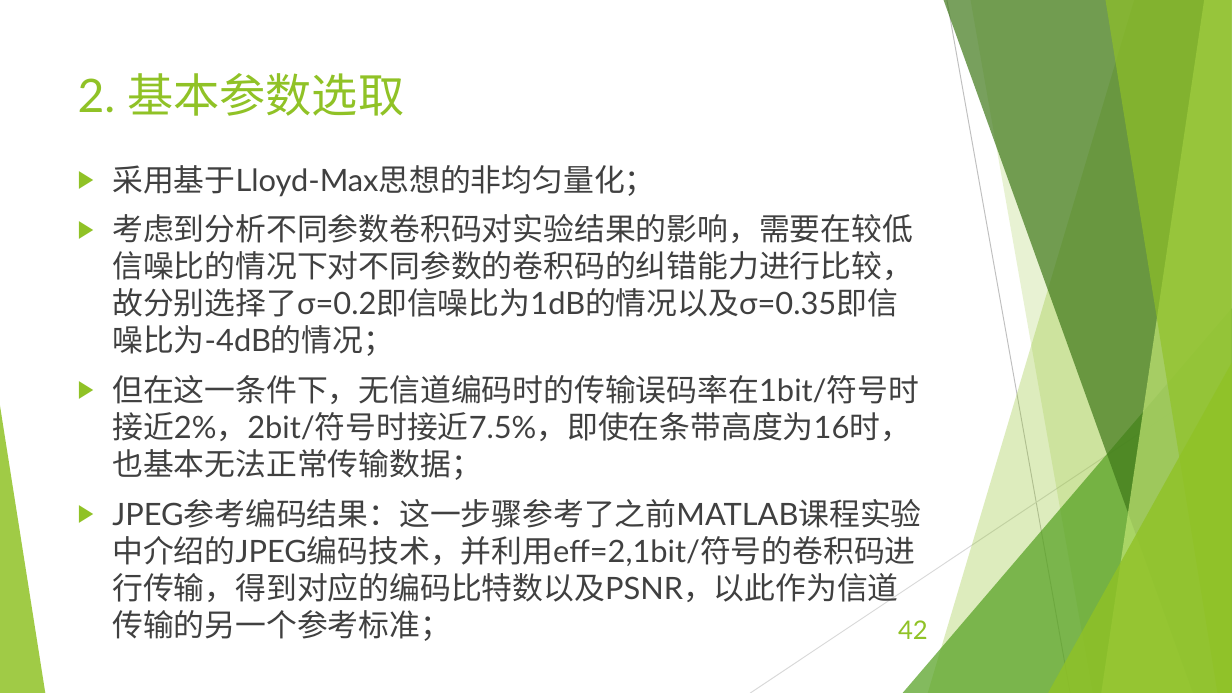
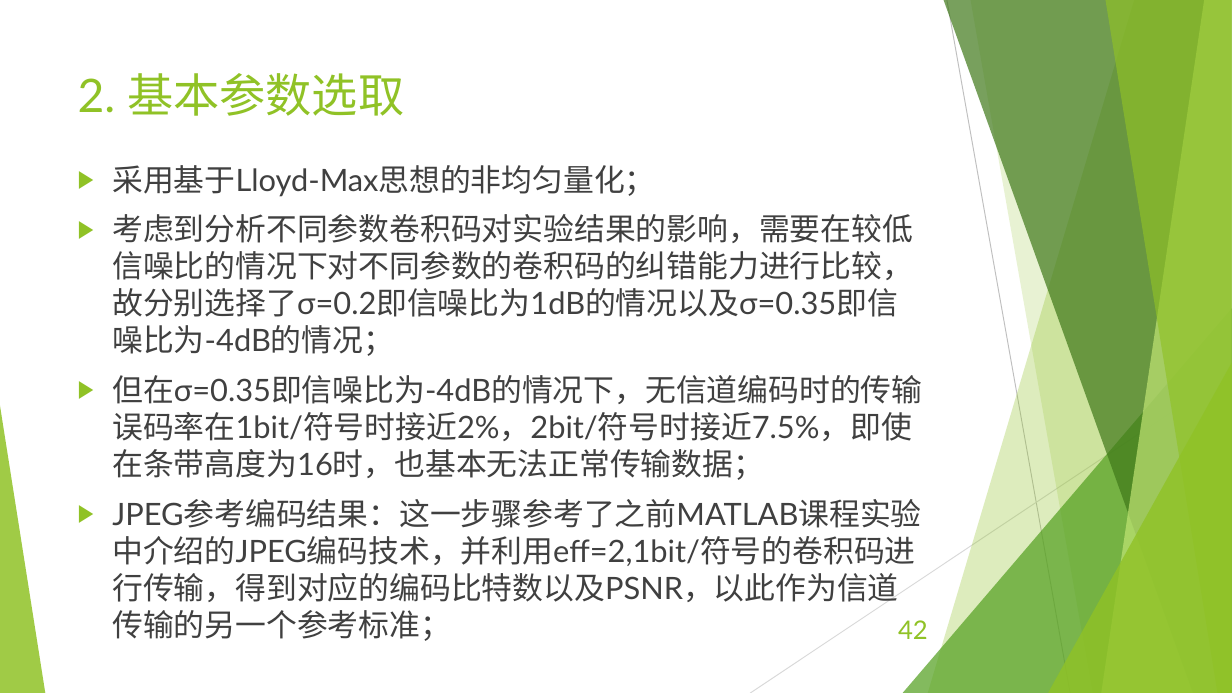
Before and after one commit to EECodingPresentation/project3, a slide deck: slide 42 of 编码引论第三次展示报告.pptx. Drawn at 1232x693 pixels with LibreOffice and Linux fonts; fonts in the diff are those of the drawing. Boxes give left, top, right and bottom in pixels: in the first picture for what was removed or moved away, otherwise in the second. Text is boxed around its words. In the diff, an @@ line names an element or a change of style, - is before the commit and + after.

```diff
--- a/编码引论第三次展示报告.pptx
+++ b/编码引论第三次展示报告.pptx
@@ text at [112, 375, 922, 480]: text changed @@
-▶ 但在这一条件下，无信道编码时的传输误码率在1bit/符号时接近2%，2bit/符号时接近7.5%，即使在条带高度为16时，也基本无法正常传输数据；
+▶ 但在σ=0.35即信噪比为-4dB的情况下，无信道编码时的传输误码率在1bit/符号时接近2%，2bit/符号时接近7.5%，即使在条带高度为16时，也基本无法正常传输数据；
```
Also in this commit, not shown: 1 other slide changed, 1 other file.
